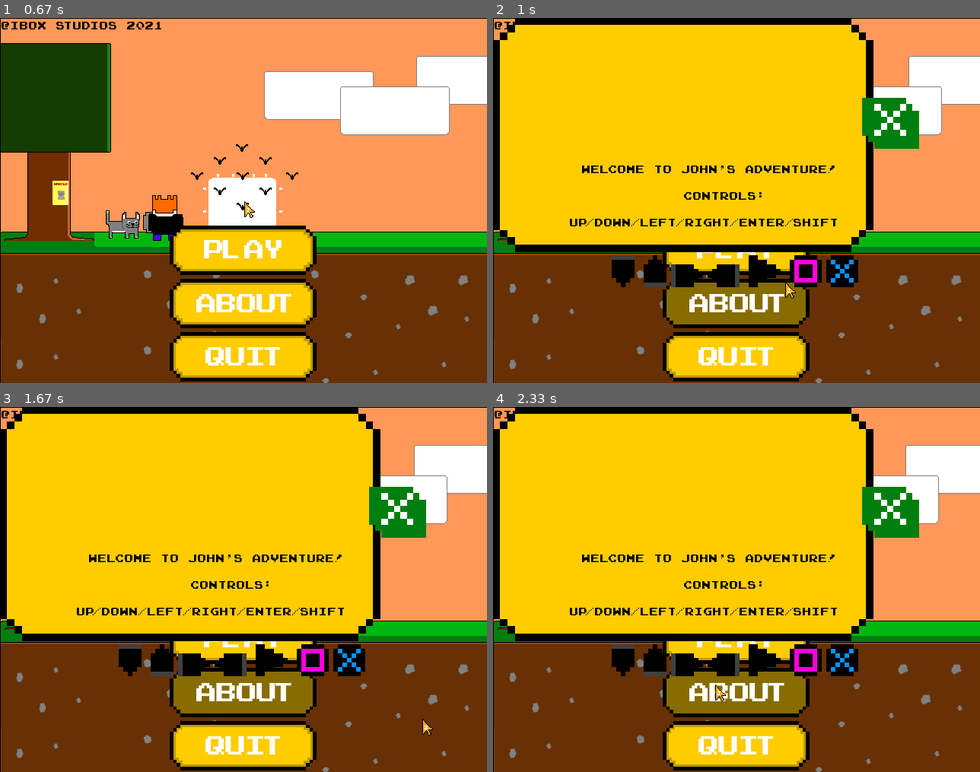
Above: before the commit, frames 1-4 (two rows, left to right).
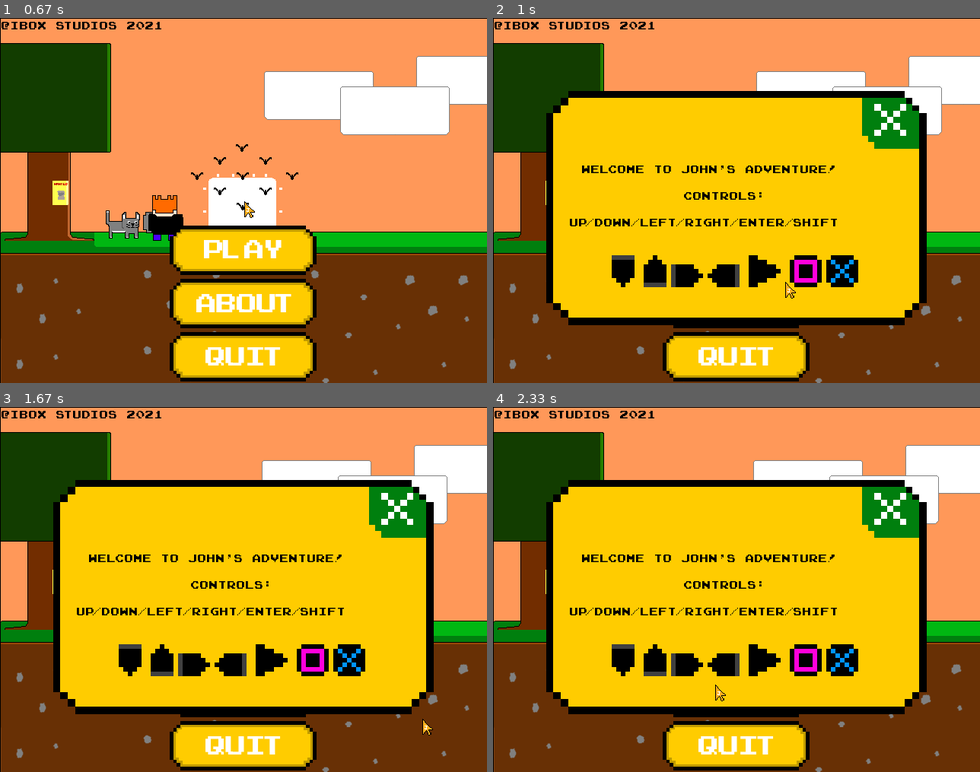
Above: after the commit, the same moments.

Repository: Marios325346/John-sAdventure
Game: pygame game, started from John-s-adventure-/JohnGame/main.py
The game is run twice, just before and just after one commit, with the same random seed, the same clock (stepped at 60 frames per second) and the same inputs.
Inputs (mouse positions are in pixels of both pictures, inside the frame that each line leads up to):
- Up to frame 1 (0.67 s): click (243, 200) at 0.38 s
- Up to frame 2 (1 s): click (785, 280) at 0.72 s
- Up to frame 3 (1.67 s): click (92, 534) at 1.05 s; click (423, 717) at 1.38 s
- Up to frame 4 (2.33 s): click (746, 465) at 1.72 s; click (712, 684) at 2.05 s

Frame 1 is identical in both runs. In frame 2, 38% of the frame differs, in the area x 0-90%, y 0-85%; in frame 3, 38%; in frame 4, 38%.

Commit message:
Update main.py

Diff:
--- a/John-s-adventure-/JohnGame/main.py
+++ b/John-s-adventure-/JohnGame/main.py
@@ -30,6 +30,7 @@
 aboutButton.center = (320, 375)
 aboutUI = pygame.image.load('data/ui/about_screen.png')
 aboutRect = aboutUI.get_rect()
+aboutRect.center = (320, 250)
 catalogImg = pygame.image.load('data/ui/catalog_bubble.png')
 blacksmithImg = pygame.image.load('data/npc/blacksmith_shop.png')
 blacksmithRect = blacksmithImg.get_rect()
